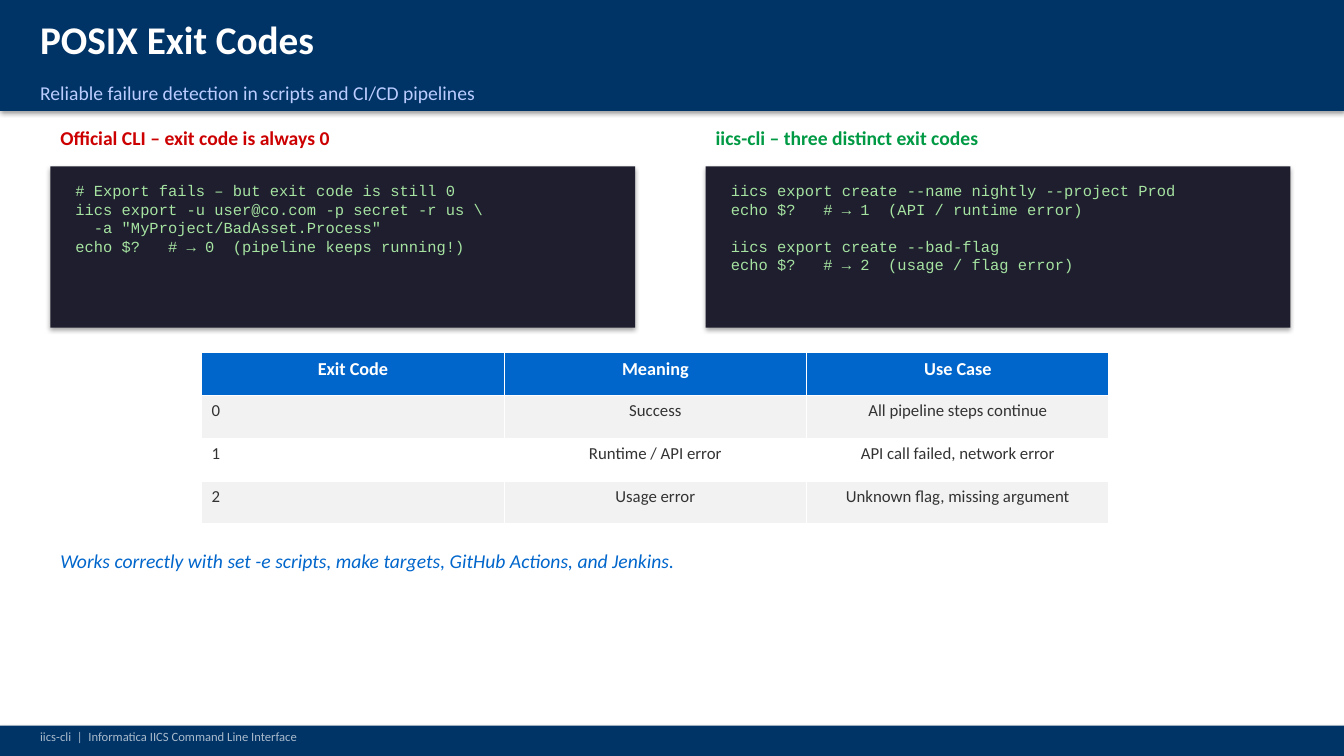
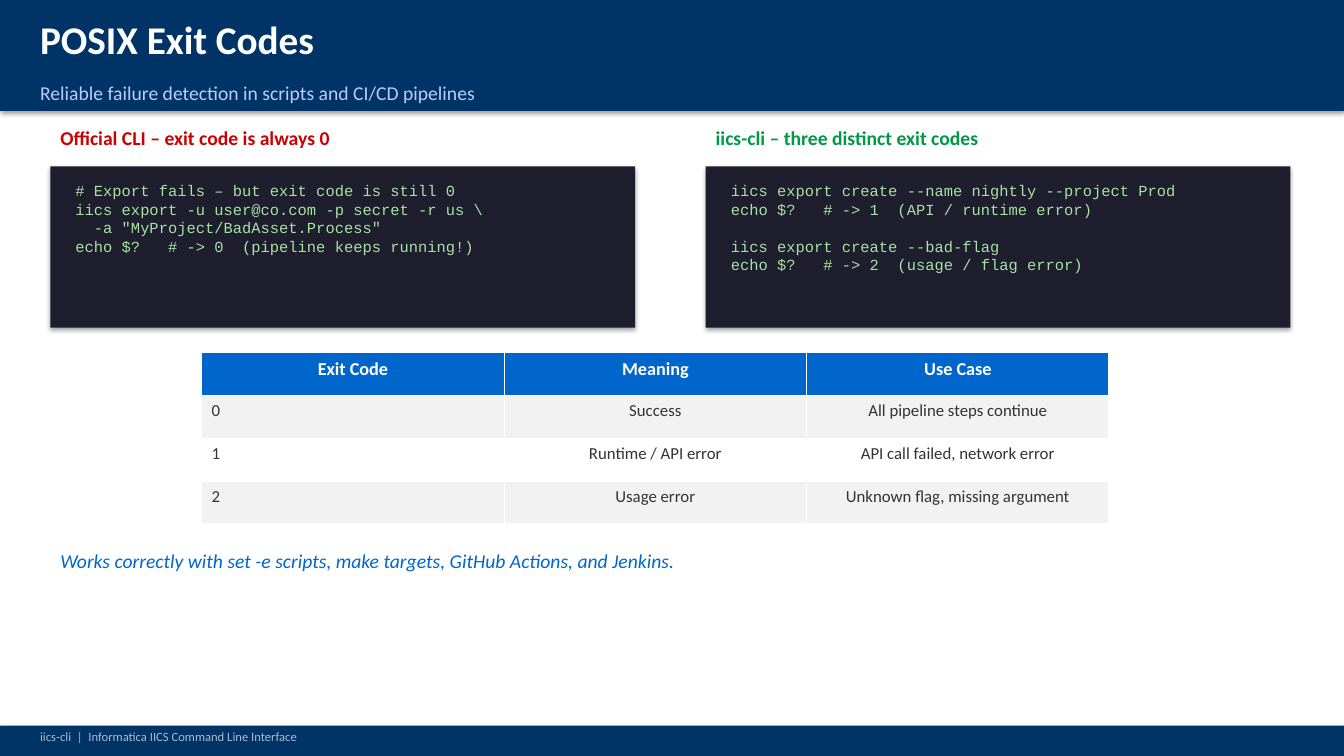
Before and after one commit to jbrazda/iics-cli, a slide deck: slide 4 of docs/documentation/iics-cli-presentation.pptx. Drawn at 1344x756 pixels with LibreOffice and Linux fonts; fonts in the diff are those of the drawing. Boxes give left, top, right and bottom in pixels: in the first picture for what was removed or moved away, otherwise in the second. Text is boxed around its words. In the diff, an @@ line names an element or a change of style, - is before the commit and + after.

```diff
--- a/docs/documentation/iics-cli-presentation.pptx
+++ b/docs/documentation/iics-cli-presentation.pptx
@@ text at (75,185,473,255): text changed @@
-# Export fails – but exit code is still 0
-iics export -u user@co.com -p secret -r us \
--a "MyProject/BadAsset.Process"
-echo $? # → 0 (pipeline keeps running!)
+# Export fails – but exit code is still 0
+iics export -u user@co.com -p secret -r us \
+-a "MyProject/BadAsset.Process"
+echo $? # -> 0 (pipeline keeps running!)
@@ text at (731,185,1175,273): text changed @@
-iics export create --name nightly --project Prod
-echo $? # → 1 (API / runtime error)
-iics export create --bad-flag
-echo $? # → 2 (usage / flag error)
+iics export create --name nightly --project Prod
+echo $? # -> 1 (API / runtime error)
+iics export create --bad-flag
+echo $? # -> 2 (usage / flag error)
```
Also in this commit, not shown: 13 other slides changed, 4 slides added, 1 other file.
